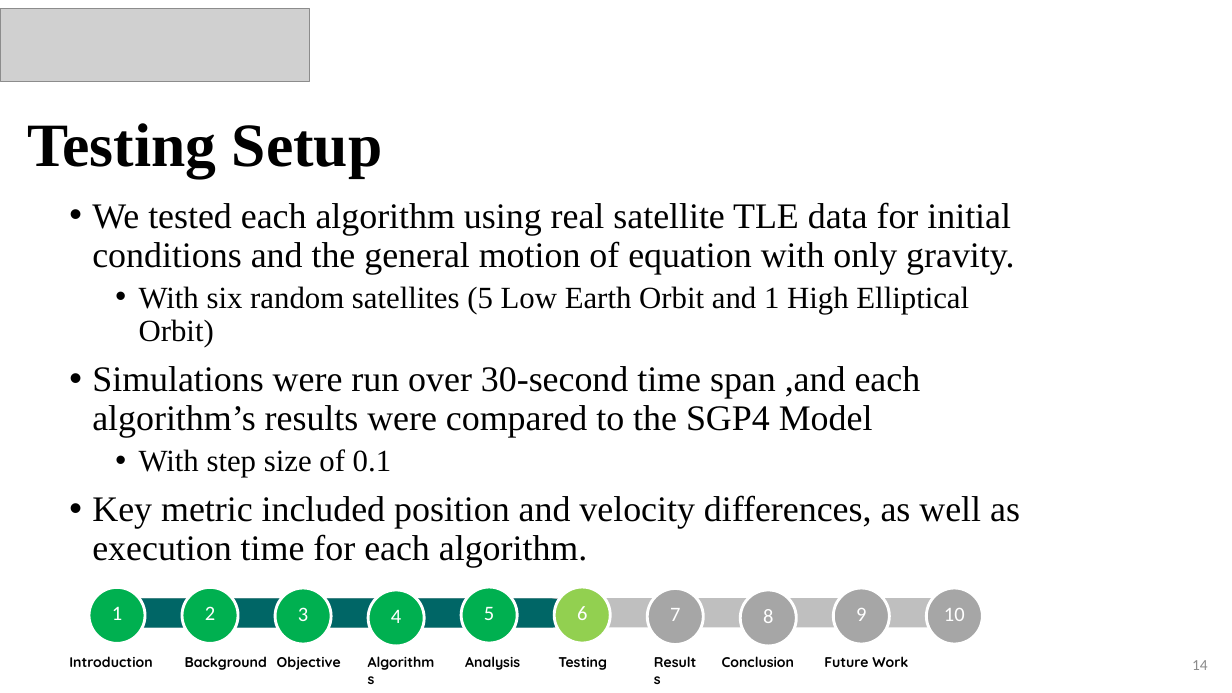
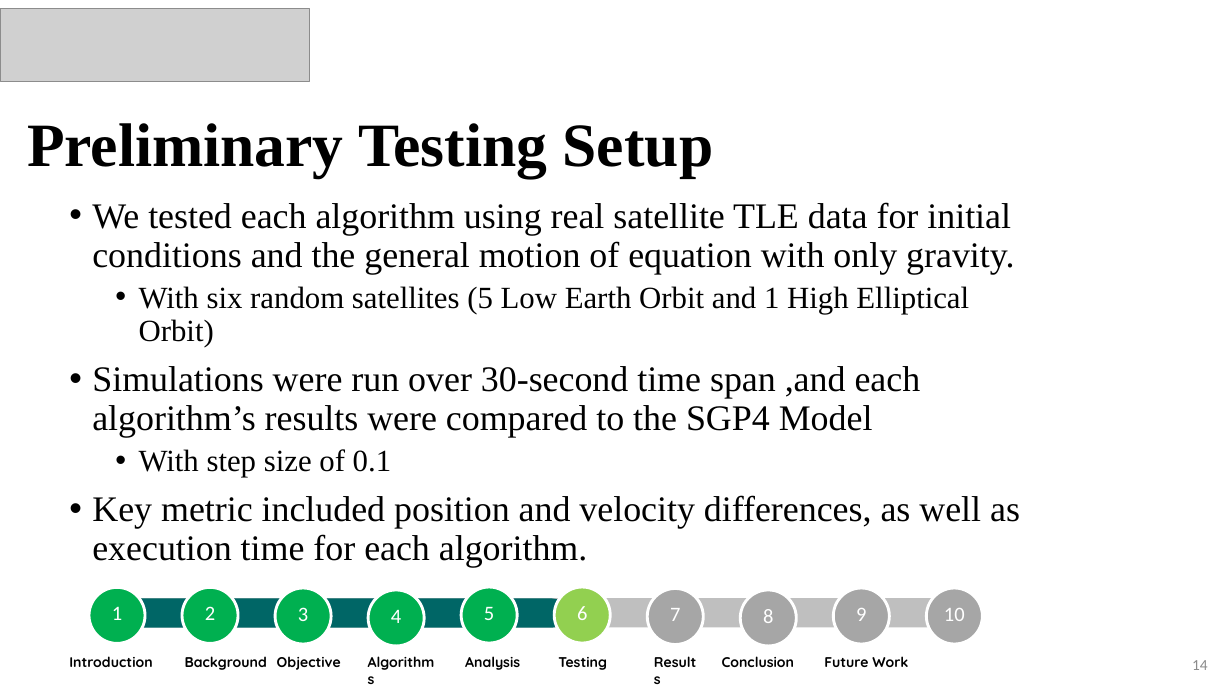
Before and after one commit to BraudeMechInd4-0/Autonomous-satellite-, a slide deck: slide 14 of project/Project presenation/Project Final A.pptx. Drawn at 1232x693 pixels with LibreOffice and Linux fonts; fonts in the diff are those of the drawing; grey boxes stand for pictures. Boxes give left, top, right and bottom in pixels: in the first picture for what was removed or moved away, otherwise in the second. Text is boxed around its words. In the diff, an @@ line names an element or a change of style, - is before the commit and + after.

```diff
--- a/project/Project presenation/Project Final A.pptx
+++ b/project/Project presenation/Project Final A.pptx
@@ title at box(27, 123, 714, 178): text changed @@
-Testing Setup
+Preliminary Testing Setup
```
Also in this commit, not shown: 1 other slide changed.
